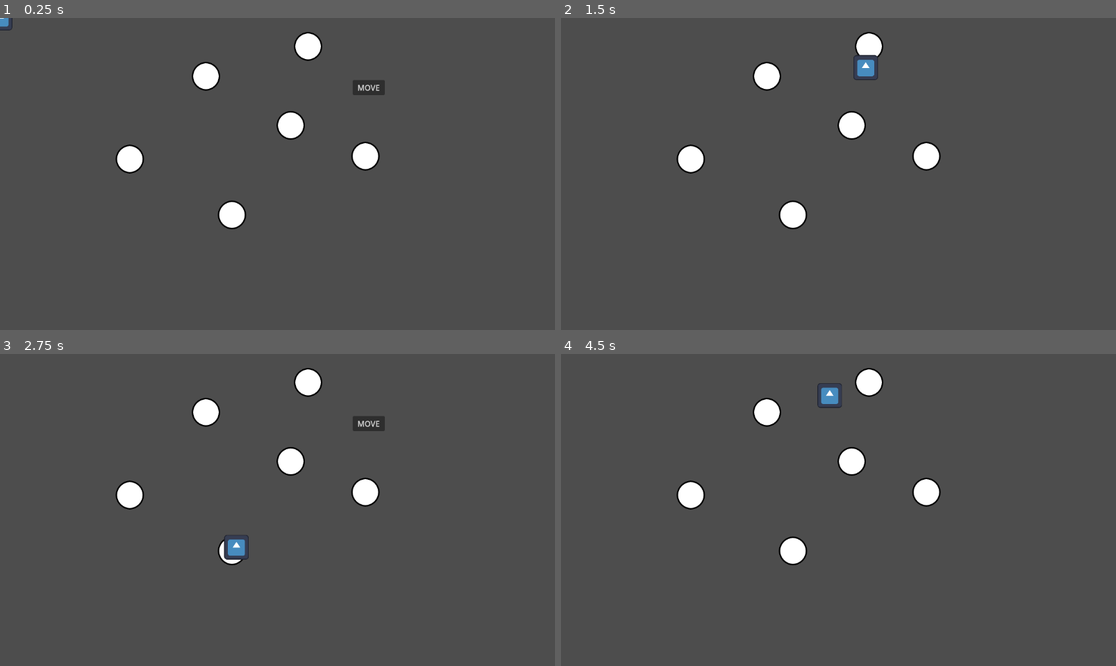
Above: before the commit, frames 1-4 (two rows, left to right).
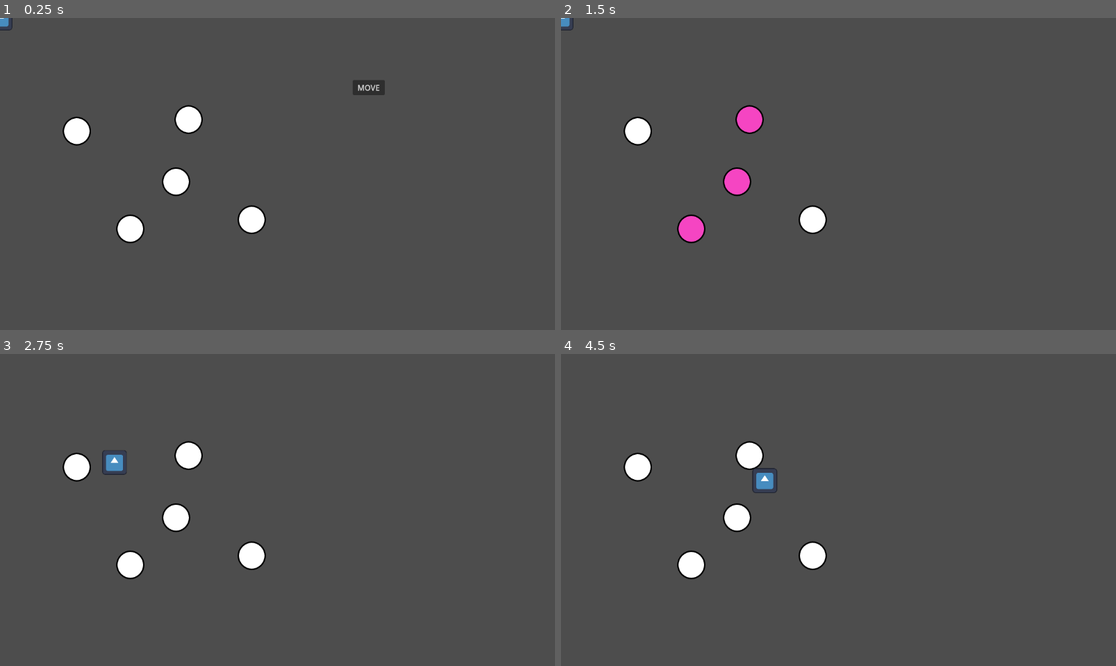
Above: after the commit, the same moments.

Repository: hfxbse/mparty
Game: Godot game, scene res://main/main.tscn
The game is run twice, just before and just after one commit, with the same random seed, the same clock (stepped at 60 frames per second) and the same inputs. The engine's default icon, where the game draws it, is replaced by a stand-in: a white triangle on a blue panel in a dark square.
Inputs (mouse positions are in pixels of both pictures, inside the frame that each line leads up to):
- Up to frame 1 (0.25 s): no input
- Up to frame 2 (1.5 s): click "MOVE" at 0.5 s; click (849, 124) at 1.27 s
- Up to frame 3 (2.75 s): click (188, 456) at 2.02 s
- Up to frame 4 (4.5 s): click (927, 422) at 2.75 s, where only the run before the commit has a clickable "MOVE"

The runs differ from the first frame. In frame 1, 3.9% of the frame differs, in the area x 11-69%, y 4-73%; in frame 2, 4.2%; in frame 3, 4.4%, in the area x 11-70%, y 4-73%; in frame 4, 4.4%.

Commit message:
unified split fields and normal fields

Diff:
--- a/main/main.tscn
+++ b/main/main.tscn
@@ -8,6 +8,7 @@
 script = ExtResource("1_5mwui")
 
 [node name="Map" parent="." instance=ExtResource("2_n57xg")]
+position = Vector2(-54, 156)
 
 [node name="Player" parent="." instance=ExtResource("3_kj1dm")]
 
--- a/map/fields/field.gd
+++ b/map/fields/field.gd
@@ -1,23 +1,75 @@
+@tool
 class_name Field extends Button
 
-@onready var path = $Path
+signal picked
+signal step_completed
+const missing_path_warning = "Field needs at least one MapPath."
 
-signal picked
+var paths: Array[MapPath]
+var picked_receivers: Array[Callable]
+var field_reached: Signal
+
+
+func _ready():
+	paths = []
+
+	for child in get_children():
+		if child is MapPath:
+			paths.append(child)
+
+	if not Engine.is_editor_hint():
+		assert(not paths.is_empty(), missing_path_warning)
+	else:
+		update_configuration_warnings()
+
+
+func _get_configuration_warnings():
+	var errors = []
+
+	if paths.is_empty(): errors.append(missing_path_warning)
+
+	return errors
 
 
 func move(player: Player):
-	return path.move(player.get_path())
+	if paths.size() == 1:
+		return paths[0].move(player.get_path())
 
 
-func enable_picker():
+	picked_receivers.clear()
+
+	for path in paths:
+		picked_receivers.append(func (): move_along_picked_path(player, path))
+		path.target.enable_picker().connect(picked_receivers.back())
+
+	return step_completed
+
+
+func move_along_picked_path(player, path):
+	disable_pickers()
+
+	field_reached = path.move(player.get_path())
+	field_reached.connect(_on_field_reached)
+
+
+func disable_pickers():
+	for path in paths:
+		path.target.disable_picker().disconnect(picked_receivers.pop_front())
+
+
+func enable_picker() -> Signal:
 	disabled = false
 	return picked
 
 
-func disable_picker():
+func disable_picker() -> Signal:
 	disabled = true
 	return picked
 
 
 func _on_pressed():
 	if !disabled: picked.emit()
+
+func _on_field_reached():
+	field_reached.disconnect(_on_field_reached)
+	step_completed.emit()
--- a/map/fields/field.tscn
+++ b/map/fields/field.tscn
@@ -1,14 +1,7 @@
-[gd_scene load_steps=5 format=3 uid="uid://v1lhq5i31xjj"]
+[gd_scene load_steps=3 format=3 uid="uid://v1lhq5i31xjj"]
 
 [ext_resource type="Script" path="res://map/fields/field.gd" id="1_2jmv5"]
 [ext_resource type="Theme" uid="uid://v0p4bigbslv3" path="res://map/fields/field.tres" id="1_qtse2"]
-[ext_resource type="PackedScene" uid="uid://bt0fygqn3yfuv" path="res://map/path/path.tscn" id="3_8fjc0"]
-
-[sub_resource type="Curve2D" id="Curve2D_hrhyr"]
-_data = {
-"points": PackedVector2Array(0, 0, 0, 0, 31, 39, 0, 0, 0, 0, -7, 195)
-}
-point_count = 2
 
 [node name="Field" type="Button"]
 offset_left = -29.0
@@ -21,7 +14,4 @@
 script = ExtResource("1_2jmv5")
 metadata/_edit_group_ = true
 
-[node name="Path" parent="." instance=ExtResource("3_8fjc0")]
-curve = SubResource("Curve2D_hrhyr")
-
 [connection signal="pressed" from="." to="." method="_on_pressed"]
--- a/map/fields/split_field/split_field.gd
+++ /dev/null
@@ -1,87 +0,0 @@
-@tool
-class_name SplitField extends Node2D
-
-var field
-@onready var path2 = $Path2
-
-
-signal step_completed
-
-var path_ended
-var playerPath
-
-const missing_field_warning = "SplitField needs a Field as child node."
-const too_many_fields_warining = "SplitField cannot have more than one Field as child."
-
-
-func _get_configuration_warnings():
-	var fields = get_fields()
-
-	if fields.is_empty(): return [missing_field_warning]
-	elif fields.size() > 1: return [too_many_fields_warining]
-
-
-func get_fields():
-	var fields = []
-
-	for child in get_children():
-		if child is Field:
-			fields.append(child)
-
-	return fields
-
-
-func _ready():
-	var fields = get_fields()
-	assert(!fields.is_empty(), missing_field_warning)
-	assert(fields.size() == 1, too_many_fields_warining)
-
-	field = fields[0]
-
-	if Engine.is_editor_hint(): update_configuration_warnings()
-
-
-func enable_picker():
-	return field.enable_picker()
-
-
-func disable_picker():
-	return field.disable_picker()
-
-
-func enable_path_option(path, receiver):
-	path.target.enable_picker().connect(receiver)
-
-
-func disable_path_option(path, receiver):
-	path.target.disable_picker().disconnect(receiver)
-
-
-func move(player: Player):
-	playerPath = player.get_path()
-
-	enable_path_option(field.path, _on_path_picked)
-	enable_path_option(path2, _on_path2_picked)
-
-	return step_completed
-
-
-func on_picked_handler(picked_path):
-	disable_path_option(field.path, _on_path_picked)
-	disable_path_option(path2, _on_path2_picked)
-
-	path_ended = picked_path.move(playerPath)
-	path_ended.connect(_on_path_ended)
-
-
-func _on_path_picked():
-	on_picked_handler(field.path)
-
-
-func _on_path2_picked():
-	on_picked_handler(path2)
-
-
-func _on_path_ended():
-	path_ended.disconnect(_on_path_ended)
-	step_completed.emit()
--- a/map/fields/split_field/split_field.tscn
+++ /dev/null
@@ -1,10 +0,0 @@
-[gd_scene load_steps=3 format=3 uid="uid://dmjan161owmyb"]
-
-[ext_resource type="Script" path="res://map/fields/split_field/split_field.gd" id="1_h8aqv"]
-[ext_resource type="PackedScene" uid="uid://bt0fygqn3yfuv" path="res://map/path/path.tscn" id="2_ow1ja"]
-
-[node name="SplitField" type="Node2D"]
-script = ExtResource("1_h8aqv")
-metadata/_edit_group_ = true
-
-[node name="Path2" parent="." instance=ExtResource("2_ow1ja")]
--- a/map/map.tscn
+++ b/map/map.tscn
@@ -2,151 +2,111 @@
 
 [ext_resource type="Script" path="res://map/map.gd" id="1_4s7g8"]
 [ext_resource type="PackedScene" uid="uid://v1lhq5i31xjj" path="res://map/fields/field.tscn" id="2_n4m0x"]
-[ext_resource type="PackedScene" uid="uid://dmjan161owmyb" path="res://map/fields/split_field/split_field.tscn" id="3_1iw7h"]
+[ext_resource type="PackedScene" uid="uid://bt0fygqn3yfuv" path="res://map/path/path.tscn" id="3_2pmp2"]
 
-[sub_resource type="Curve2D" id="Curve2D_hojm5"]
+[sub_resource type="Curve2D" id="Curve2D_h1pqj"]
 _data = {
-"points": PackedVector2Array(0, 0, 0, 0, 34, 27, 0, 0, 0, 0, 244, -26)
+"points": PackedVector2Array(0, 0, 0, 0, 31, 30, 0, 0, 0, 0, 267, 0)
 }
 point_count = 2
 
-[sub_resource type="Curve2D" id="Curve2D_13oju"]
+[sub_resource type="Curve2D" id="Curve2D_ule2y"]
 _data = {
-"points": PackedVector2Array(0, 0, 0, 0, 27, 26, 0, 0, 0, 0, -89, 218)
+"points": PackedVector2Array(0, 0, 0, 0, 38, 32, 0, 0, 0, 0, 242, 140)
 }
 point_count = 2
 
-[sub_resource type="Curve2D" id="Curve2D_aeh0y"]
+[sub_resource type="Curve2D" id="Curve2D_vh5u4"]
 _data = {
-"points": PackedVector2Array(0, 0, 0, 0, 32, 29, 0, 0, 0, 0, -186, -89)
+"points": PackedVector2Array(0, 0, 0, 0, 23, 26, 0, 0, 0, 0, 141, 233)
 }
 point_count = 2
 
-[sub_resource type="Curve2D" id="Curve2D_hqy1u"]
+[sub_resource type="Curve2D" id="Curve2D_gkgap"]
 _data = {
-"points": PackedVector2Array(0, 0, 0, 0, 31, 27, 0, 0, 0, 0, 191, -144)
+"points": PackedVector2Array(0, 0, 0, 0, 447, 55, 0, 0, 0, 0, 563, 256)
 }
 point_count = 2
 
-[sub_resource type="Curve2D" id="Curve2D_ok3rb"]
+[sub_resource type="Curve2D" id="Curve2D_mckfj"]
 _data = {
-"points": PackedVector2Array(0, 0, 0, 0, 6, 10, 0, 0, 0, 0, 116, 236)
+"points": PackedVector2Array(0, 0, 0, 0, 25, 33, 0, 0, 0, 0, 176, 112)
 }
 point_count = 2
 
-[sub_resource type="Curve2D" id="Curve2D_uwo5w"]
+[sub_resource type="Curve2D" id="Curve2D_ejsm5"]
 _data = {
-"points": PackedVector2Array(0, 0, 0, 0, 21, 35, 0, 0, 0, 0, -244, 154)
+"points": PackedVector2Array(0, 0, 0, 0, 24, 28, 0, 0, 0, 0, 285, 15)
 }
 point_count = 2
 
-[sub_resource type="GDScript" id="GDScript_ustxy"]
-script/source = "extends Path2D
+[sub_resource type="Curve2D" id="Curve2D_7xdg5"]
+_data = {
+"points": PackedVector2Array(0, 0, 0, 0, 27, 27, 0, 0, 0, 0, 37, -282, 0, 0, 0, 0, -231, -356, 0, 0, 0, 0, -402, -267, 0, 0, 0, 0, -339, -152)
+}
+point_count = 5
 
-signal field_reached
-@export var targetPath : NodePath
-@onready var target = get_node(targetPath)
-
-var active
-var follow
-
-func _ready():
-	active = false
-	follow = $Follow
-	follow.remote.update_position = false
-	follow.remote.update_rotation = false
-
-func _process(delta):
-	if !active:
-		return
-	follow.progress_ratio +=  delta*1.5
-	if follow.progress_ratio >= 0.95:
-		follow.progress_ratio = 1;
-		field_reached.emit()
-		active = false
-		follow.remote.update_position = false
-
-func move(player: NodePath):
-	follow.progress_ratio = 0
-	follow.remote.remote_path = player
-	follow.remote.update_position = true
-	get_node(player).currentLocation = target
-	active = true
-	return field_reached
-
-
-"
-
-[node name="Node" type="Node"]
+[node name="Node" type="Node2D"]
 script = ExtResource("1_4s7g8")
 
 [node name="Start" parent="." instance=ExtResource("2_n4m0x")]
-offset_left = 398.0
-offset_top = 91.0
-offset_right = 457.0
-offset_bottom = 151.0
+offset_left = 184.0
+offset_top = 49.0
+offset_right = 243.0
+offset_bottom = 109.0
 
-[node name="Path" parent="Start" index="0"]
-curve = SubResource("Curve2D_hojm5")
-target_field = NodePath("../../Split1")
+[node name="MapPath" parent="Start" instance=ExtResource("3_2pmp2")]
+curve = SubResource("Curve2D_h1pqj")
+target_field = NodePath("../../Field")
 
-[node name="Field1" parent="." instance=ExtResource("2_n4m0x")]
-offset_left = 574.0
-offset_top = 193.0
-offset_right = 633.0
-offset_bottom = 253.0
-
-[node name="Path" parent="Field1" index="0"]
-curve = SubResource("Curve2D_13oju")
+[node name="MapPath2" parent="Start" instance=ExtResource("3_2pmp2")]
+curve = SubResource("Curve2D_ule2y")
 target_field = NodePath("../../Field2")
 
-[node name="Field2" parent="." instance=ExtResource("2_n4m0x")]
-offset_left = 452.0
-offset_top = 379.0
-offset_right = 511.0
-offset_bottom = 439.0
-
-[node name="Path" parent="Field2" index="0"]
-curve = SubResource("Curve2D_aeh0y")
+[node name="MapPath3" parent="Start" instance=ExtResource("3_2pmp2")]
+curve = SubResource("Curve2D_vh5u4")
 target_field = NodePath("../../Field3")
 
+[node name="Field" parent="." instance=ExtResource("2_n4m0x")]
+offset_left = 416.0
+offset_top = 25.0
+offset_right = 475.0
+offset_bottom = 85.0
+
+[node name="MapPath" parent="Field" instance=ExtResource("3_2pmp2")]
+position = Vector2(-416, -25)
+curve = SubResource("Curve2D_gkgap")
+target_field = NodePath("../../Field4")
+
+[node name="Field2" parent="." instance=ExtResource("2_n4m0x")]
+offset_left = 390.0
+offset_top = 154.0
+offset_right = 449.0
+offset_bottom = 214.0
+
+[node name="MapPath" parent="Field2" instance=ExtResource("3_2pmp2")]
+curve = SubResource("Curve2D_mckfj")
+target_field = NodePath("../../Field4")
+
 [node name="Field3" parent="." instance=ExtResource("2_n4m0x")]
-offset_left = 240.0
-offset_top = 263.0
-offset_right = 299.0
-offset_bottom = 323.0
+offset_left = 295.0
+offset_top = 252.0
+offset_right = 354.0
+offset_bottom = 312.0
 
-[node name="Path" parent="Field3" index="0"]
-curve = SubResource("Curve2D_hqy1u")
+[node name="MapPath" parent="Field3" instance=ExtResource("3_2pmp2")]
+position = Vector2(1, 0)
+curve = SubResource("Curve2D_ejsm5")
+target_field = NodePath("../../Field4")
+
+[node name="Field4" parent="." instance=ExtResource("2_n4m0x")]
+offset_left = 547.0
+offset_top = 233.0
+offset_right = 606.0
+offset_bottom = 293.0
+
+[node name="MapPath" parent="Field4" instance=ExtResource("3_2pmp2")]
+curve = SubResource("Curve2D_7xdg5")
 target_field = NodePath("../../Start")
 
-[node name="Split1" parent="." instance=ExtResource("3_1iw7h")]
-position = Vector2(639, 59)
-
-[node name="Path2" parent="Split1" index="0"]
-curve = SubResource("Curve2D_ok3rb")
-target_field = NodePath("../../Field4")
-
-[node name="Field" parent="Split1" instance=ExtResource("2_n4m0x")]
-
-[node name="Path" parent="Split1/Field" index="0"]
-target_field = NodePath("../../../Field1")
-
-[node name="Field4" parent="." instance=ExtResource("2_n4m0x")]
-offset_left = 729.0
-offset_top = 257.0
-offset_right = 788.0
-offset_bottom = 317.0
-
-[node name="Path" parent="Field4" index="0"]
-curve = SubResource("Curve2D_uwo5w")
-script = SubResource("GDScript_ustxy")
-targetPath = NodePath("../../Field2")
-
 [editable path="Start"]
-[editable path="Field1"]
-[editable path="Field2"]
-[editable path="Field3"]
-[editable path="Split1"]
-[editable path="Split1/Field"]
-[editable path="Field4"]
--- a/map/path/path.gd
+++ b/map/path/path.gd
@@ -3,7 +3,11 @@
 
 signal field_reached
 
-var target
+const target_not_set = "Path target not set."
+const curve_not_created = "Path curve not set."
+
+
+var target: Field
 @export var target_field: NodePath:
 	set(path):
 		if path != target_field:
@@ -11,10 +15,15 @@
 			if Engine.is_editor_hint(): update_configuration_warnings()
 
 
+func _set(property, value):
+	match property:
+		"curve":
+			if curve != value:
+				curve = value
+				if Engine.is_editor_hint(): update_configuration_warnings()
+
+
 @onready var follow = $Follow
-
-const target_not_set = "Path target not set."
-const target_type_mismatch = "Path target needs to be of type Field."
 
 
 func _ready():
@@ -25,6 +34,7 @@
 
 	if not Engine.is_editor_hint():
 		assert(target != null, target_not_set)
+		assert(curve != null, curve_not_created)
 	else:
 		update_configuration_warnings()
 
@@ -33,6 +43,7 @@
 	var errors = []
 
 	if target_field.is_empty(): errors.append(target_not_set)
+	if curve == null: errors.append(curve_not_created)
 
 	return errors
 
@@ -42,7 +53,7 @@
 
 	if !follow.remote.update_position: return
 
-	follow.progress_ratio +=  delta * 1.5
+	follow.progress_ratio +=  delta * 0.5
 
 	if follow.progress_ratio >= 0.95:
 		follow.progress_ratio = 1;
--- a/map/path/path.tscn
+++ b/map/path/path.tscn
@@ -1,12 +1,9 @@
-[gd_scene load_steps=4 format=3 uid="uid://bt0fygqn3yfuv"]
+[gd_scene load_steps=3 format=3 uid="uid://bt0fygqn3yfuv"]
 
 [ext_resource type="Script" path="res://map/path/path.gd" id="1_8bvwn"]
 [ext_resource type="Script" path="res://map/path/follow.gd" id="2_nxan7"]
 
-[sub_resource type="Curve2D" id="Curve2D_ckhfd"]
-
 [node name="MapPath" type="Path2D"]
-curve = SubResource("Curve2D_ckhfd")
 script = ExtResource("1_8bvwn")
 metadata/_edit_group_ = true
 
